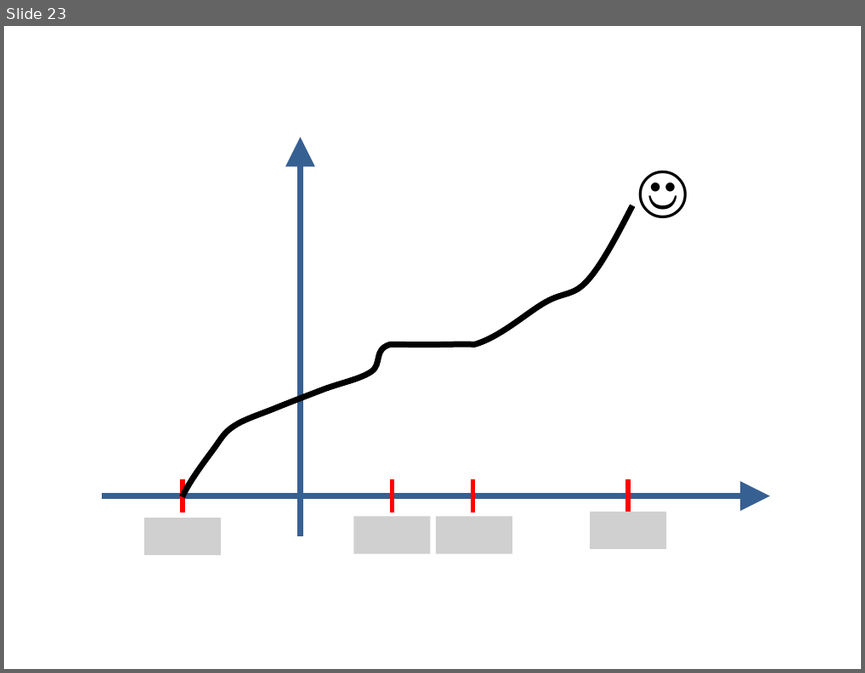
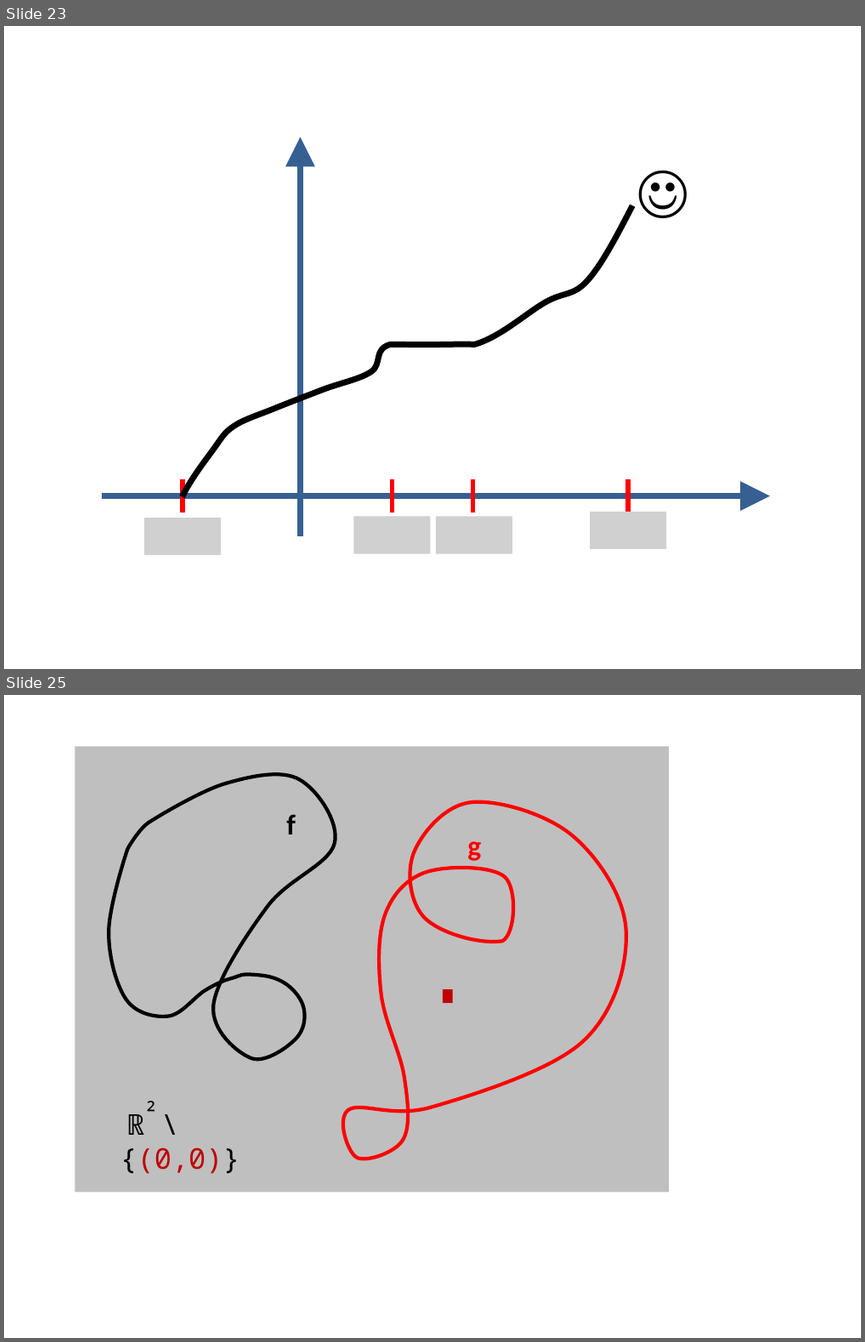
Before and after one commit to lutteropp/GeoTopo, a slide deck: images/Bilder.pptx. Shown one above the other, each under a label of ours: slide 23 before the commit, slides 23 and 25 after it; the slides between them are not shown. The pictures are 865x673 and 865x1342 pixels, drawn with LibreOffice and Linux fonts; fonts in the diff are those of the drawing; grey boxes stand for pictures. Boxes give left, top, right and bottom in pixels: in the first picture for what was removed or moved away, otherwise in the second. Text is boxed around its words. In the diff, an @@ line names an element or a change of style, - is before the commit and + after.

```diff
--- a/images/Bilder.pptx
+++ b/images/Bilder.pptx
@@ slide 25 added at box(4, 695, 861, 1338), background #FFFFFF @@
@@ rectangle added at box(75, 746, 669, 1192), fill #BFBFBF @@
@@ freeform shape added at box(109, 775, 335, 1059), outline #000000 3 pt @@
@@ text added at box(286, 814, 296, 834), 24 pt, text #000000, bold @@
+f
@@ freeform shape added at box(343, 802, 626, 1158), outline #FF0000 3 pt @@
@@ text added at box(467, 841, 481, 861), 24 pt, text #FF0000, bold @@
+g
@@ rectangle added at box(443, 990, 453, 1004), fill #C00000 @@
@@ text added at box(143, 1100, 158, 1111), 20 pt, text #000000 @@
+²
@@ text added at box(120, 1114, 240, 1174), 24 pt, text #C00000 @@
+ℝ \{(0,0)}
```
Also in this commit, not shown: 1 slide changed, 9 other slides added, 13 other files.
